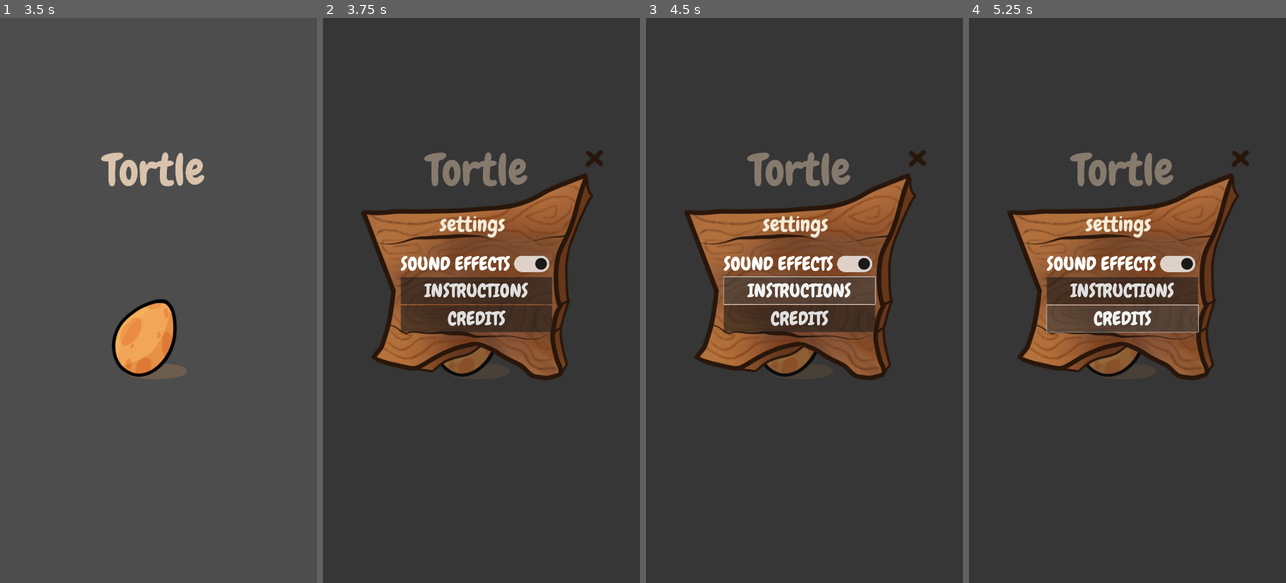
Above: before the commit, frames 1-4 (left to right).
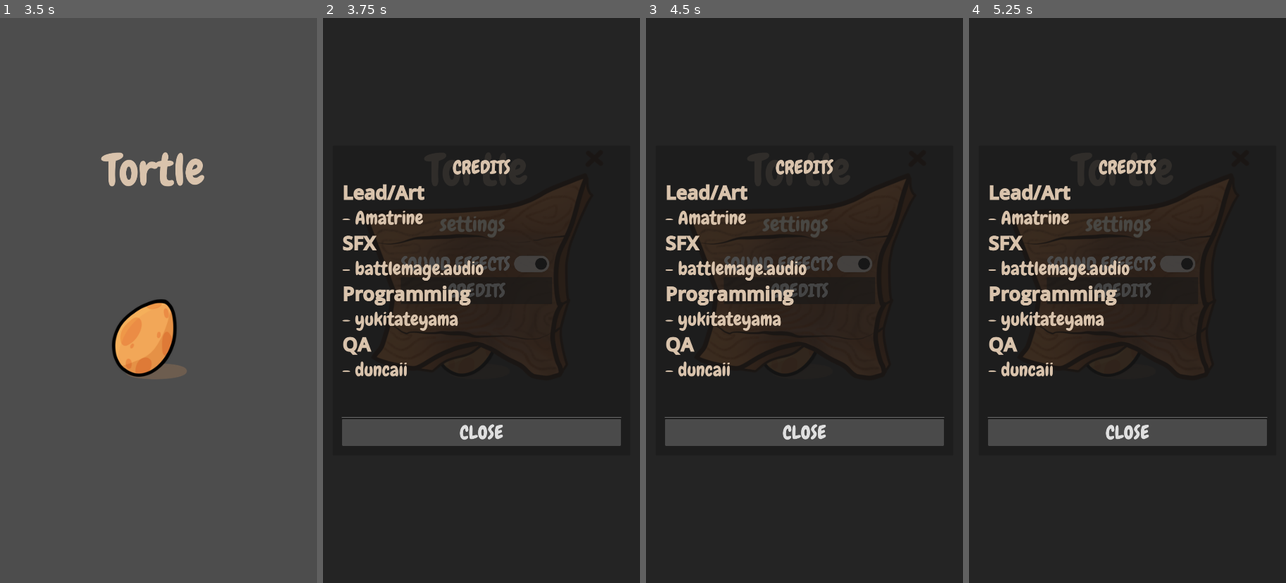
Above: after the commit, the same moments.

Repository: 100-Devs-1-Game/PocketTurtle
Game: Godot game, scene res://game/main/main.tscn
The game is run twice, just before and just after one commit, with the same random seed, the same clock (stepped at 60 frames per second) and the same inputs.
Inputs (mouse positions are in pixels of both pictures, inside the frame that each line leads up to):
- Up to frame 1 (3.5 s): tap Enter at 0.5, 2 s; tap Space at 1.25 s; click "OKAY!" at 2.75 s
- Up to frame 2 (3.75 s): click (475, 300) at 3.5 s
- Up to frame 3 (4.5 s): click (798, 289) at 4.25 s, where only the run before the commit has a clickable "INSTRUCTIONS"
- Up to frame 4 (5.25 s): click "CREDITS" at 5 s

Frame 1 is identical in both runs. In frame 2, 43% of the frame differs, in the area x 3-97%, y 22-78%; in frame 3, 43%; in frame 4, 44%.

Commit message:
Adds rudimentary credits

Diff:
--- a/src/game/settings_menu/settings_menu.gd
+++ b/src/game/settings_menu/settings_menu.gd
@@ -7,10 +7,15 @@
 
 @export var close_button: BaseButton
 @export var sfx_check_button: CheckButton
+@export var credits_show_button: BaseButton
+@export var credits_menu: Control
+@export var credits_close_button: BaseButton
 
 func _ready() -> void:
 	close_button.pressed.connect(_on_close_button_pressed)
 	sfx_check_button.toggled.connect(_on_sfx_check_button_toggled)
+	credits_show_button.pressed.connect(_on_credits_show_button_pressed)
+	credits_close_button.pressed.connect(_on_credits_close_button_pressed)
 
 func _on_close_button_pressed() -> void:
 	close_requested.emit()
@@ -22,3 +27,11 @@
 
 func _on_sfx_check_button_toggled(p_is_toggled: bool) -> void:
 	sfx_changed.emit(p_is_toggled)
+
+
+func _on_credits_close_button_pressed() -> void:
+	credits_menu.visible = false
+
+
+func _on_credits_show_button_pressed() -> void:
+	credits_menu.visible = true
--- a/src/game/settings_menu/settings_menu.tscn
+++ b/src/game/settings_menu/settings_menu.tscn
@@ -6,7 +6,19 @@
 [ext_resource type="Texture2D" uid="uid://carig35q065ri" path="res://game/data/ui/checkbutton_checked.tres" id="4_g2x4v"]
 [ext_resource type="Texture2D" uid="uid://dkkoke5ghs0rf" path="res://game/data/ui/checkbutton_unchecked.tres" id="5_pnu0s"]
 
-[node name="SettingsMenu" type="Control" node_paths=PackedStringArray("close_button", "sfx_check_button")]
+[sub_resource type="StyleBoxFlat" id="StyleBoxFlat_pnu0s"]
+content_margin_left = 4.0
+content_margin_top = 4.0
+content_margin_right = 4.0
+content_margin_bottom = 4.0
+bg_color = Color(0.4045111, 0.40451115, 0.4045111, 0.6)
+corner_radius_top_left = 3
+corner_radius_top_right = 3
+corner_radius_bottom_right = 3
+corner_radius_bottom_left = 3
+corner_detail = 5
+
+[node name="SettingsMenu" type="Control" node_paths=PackedStringArray("close_button", "sfx_check_button", "credits_show_button", "credits_menu", "credits_close_button")]
 layout_mode = 3
 anchors_preset = 15
 anchor_right = 1.0
@@ -16,6 +28,9 @@
 script = ExtResource("1_r7u86")
 close_button = NodePath("TextureButton")
 sfx_check_button = NodePath("VBoxContainer/GridContainer/CheckButton")
+credits_show_button = NodePath("VBoxContainer/CreditsShowButton")
+credits_menu = NodePath("CreditsContainer")
+credits_close_button = NodePath("CreditsContainer/PanelContainer/MarginContainer/VBoxContainer/CreditsCloseButton")
 
 [node name="Background" type="ColorRect" parent="."]
 layout_mode = 0
@@ -59,14 +74,78 @@
 theme_override_icons/checked = ExtResource("4_g2x4v")
 theme_override_icons/unchecked = ExtResource("5_pnu0s")
 
-[node name="Instructions" type="Button" parent="VBoxContainer"]
-layout_mode = 2
-theme_override_fonts/font = ExtResource("3_8m0rt")
-theme_override_font_sizes/font_size = 64
-text = "INSTRUCTIONS"
-
-[node name="Button" type="Button" parent="VBoxContainer"]
+[node name="CreditsShowButton" type="Button" parent="VBoxContainer"]
 layout_mode = 2
 theme_override_fonts/font = ExtResource("3_8m0rt")
 theme_override_font_sizes/font_size = 64
 text = "CREDITS"
+
+[node name="CreditsContainer" type="Control" parent="."]
+layout_mode = 1
+anchors_preset = 15
+anchor_right = 1.0
+anchor_bottom = 1.0
+grow_horizontal = 2
+grow_vertical = 2
+
+[node name="ColorRect" type="ColorRect" parent="CreditsContainer"]
+layout_mode = 1
+anchors_preset = 15
+anchor_right = 1.0
+anchor_bottom = 1.0
+grow_horizontal = 2
+grow_vertical = 2
+color = Color(0.043039158, 0.04303915, 0.04303915, 0.43137255)
+
+[node name="PanelContainer" type="PanelContainer" parent="CreditsContainer"]
+layout_mode = 1
+anchors_preset = 8
+anchor_left = 0.5
+anchor_top = 0.5
+anchor_right = 0.5
+anchor_bottom = 0.5
+offset_left = -507.0
+offset_top = -526.2532
+offset_right = 507.0
+offset_bottom = 526.2532
+grow_horizontal = 2
+grow_vertical = 2
+
+[node name="MarginContainer" type="MarginContainer" parent="CreditsContainer/PanelContainer"]
+layout_mode = 2
+theme_override_constants/margin_left = 32
+theme_override_constants/margin_top = 32
+theme_override_constants/margin_right = 32
+theme_override_constants/margin_bottom = 32
+
+[node name="VBoxContainer" type="VBoxContainer" parent="CreditsContainer/PanelContainer/MarginContainer"]
+layout_mode = 2
+
+[node name="RichTextLabel" type="RichTextLabel" parent="CreditsContainer/PanelContainer/MarginContainer/VBoxContainer"]
+layout_mode = 2
+size_flags_vertical = 3
+theme_override_colors/default_color = Color(0.8509804, 0.7647059, 0.6745098, 1)
+theme_override_fonts/normal_font = ExtResource("3_8m0rt")
+theme_override_font_sizes/normal_font_size = 64
+theme_override_font_sizes/bold_font_size = 64
+bbcode_enabled = true
+text = "[center]CREDITS[/center]
+[b]Lead/Art[/b]
+- Amatrine
+[b]SFX[/b]
+- battlemage.audio
+[b]Programming[/b]
+- yukitateyama
+[b]QA[/b]
+- duncaii
+"
+
+[node name="HSeparator" type="HSeparator" parent="CreditsContainer/PanelContainer/MarginContainer/VBoxContainer"]
+layout_mode = 2
+
+[node name="CreditsCloseButton" type="Button" parent="CreditsContainer/PanelContainer/MarginContainer/VBoxContainer"]
+layout_mode = 2
+theme_override_fonts/font = ExtResource("3_8m0rt")
+theme_override_font_sizes/font_size = 64
+theme_override_styles/normal = SubResource("StyleBoxFlat_pnu0s")
+text = "CLOSE"
Not shown, changed: src/components/credits_parser/component_credits.txt
Not shown: 1 places in src/game/settings_menu/settings_menu.tscn that only renumber resources
